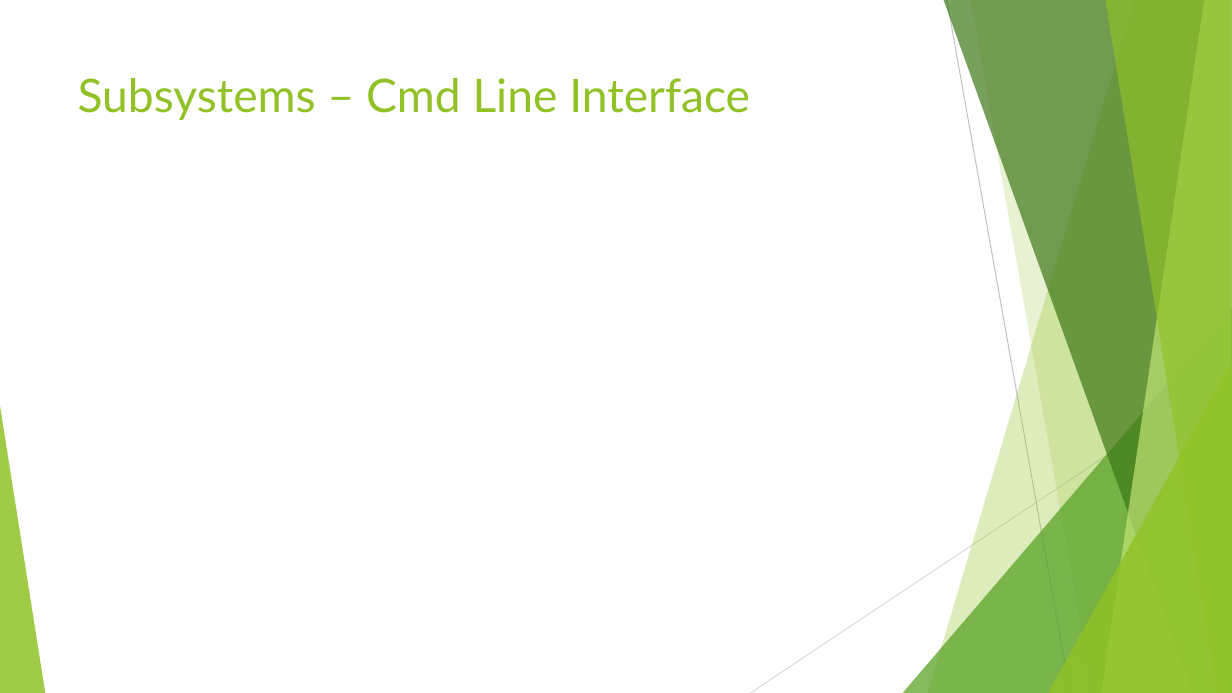
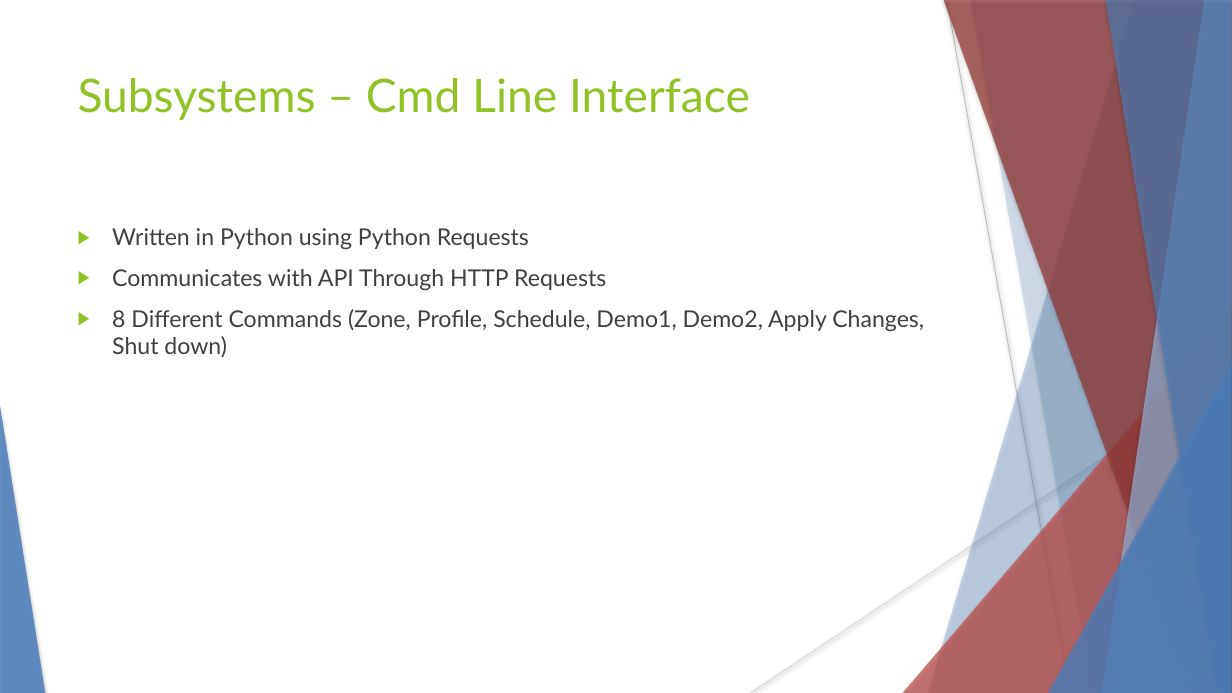
Before and after one commit to HodginAustin/Winter-Is-Coming, a slide deck: slide 5 of Documents/PresentationWinter/Winter Presentation.pptx. Drawn at 1232x693 pixels with LibreOffice and Linux fonts; fonts in the diff are those of the drawing. Boxes give left, top, right and bottom in pixels: in the first picture for what was removed or moved away, otherwise in the second. Text is boxed around its words. In the diff, an @@ line names an element or a change of style, - is before the commit and + after.

Commit message:
add command line section to presentation

```diff
--- a/Documents/PresentationWinter/Winter Presentation.pptx
+++ b/Documents/PresentationWinter/Winter Presentation.pptx
@@ freeform shape at box(928, 0, 1232, 693): fill #90C226 at 30% opacity to #4F81BD at 30% opacity; shadow on @@
@@ freeform shape at box(944, 0, 1232, 693): fill #3F7819 at 70% opacity to #953735 at 70% opacity; shadow on @@
@@ line (947, 0) - (1070, 693): stroke #BFBFBF 0.75 pt to #BFBFBF 0.74 pt @@
@@ freeform shape at box(970, 0, 1232, 693): fill #90C226 at 20% opacity to #4F81BD at 20% opacity; shadow on; outline redrawn @@
@@ freeform shape at box(1102, 0, 1232, 693): fill #C0E474 at 70% opacity to #95B3D7 at 70% opacity; shadow on @@
@@ freeform shape at box(1105, 0, 1232, 693): fill #90C226 at 65% opacity to #4F81BD at 65% opacity; shadow on @@
@@ text added at box(112, 228, 924, 357), 18 pt, text #404040 @@
+▶ Written in Python using Python Requests
+▶ Communicates with API Through HTTP Requests
+▶ 8 Different Commands (Zone, Profile, Schedule, Demo1, Demo2, Apply Changes, Shut down)
@@ triangle at box(903, 308, 1232, 693): fill #54A021 at 72% opacity to #C0504D at 72% opacity; shadow on @@
@@ line (1232, 372) - (750, 693): stroke #D9D9D9 0.75 pt to #D9D9D9 0.74 pt @@
@@ triangle at box(1048, 363, 1232, 693): fill #90C226 at 80% opacity to #4F81BD at 80% opacity; shadow on @@
@@ triangle at box(0, 406, 45, 693): fill #90C226 at 85% opacity to #4F81BD at 85% opacity; shadow on @@
```
Also in this commit, not shown: 9 other slides changed.
